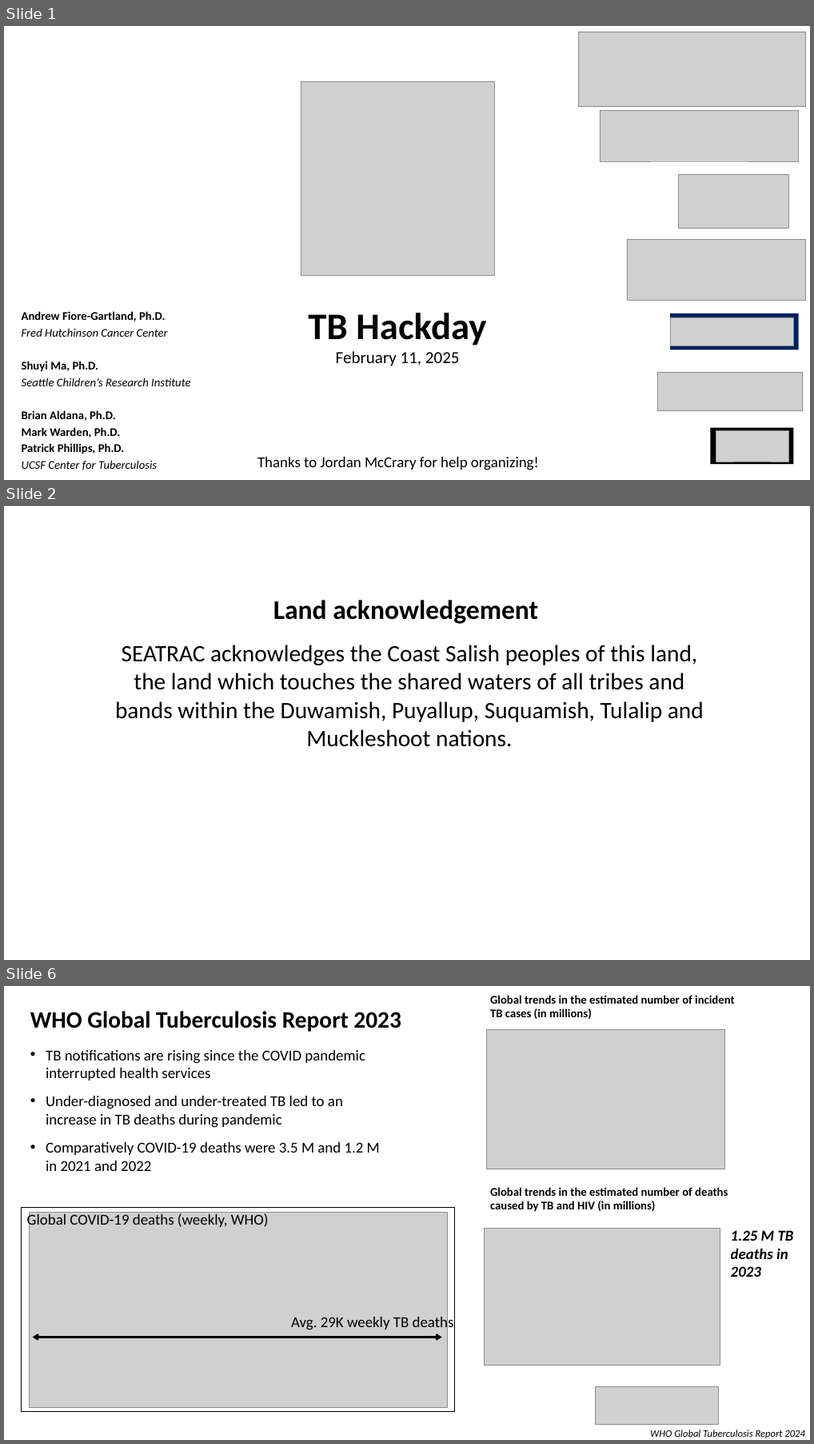
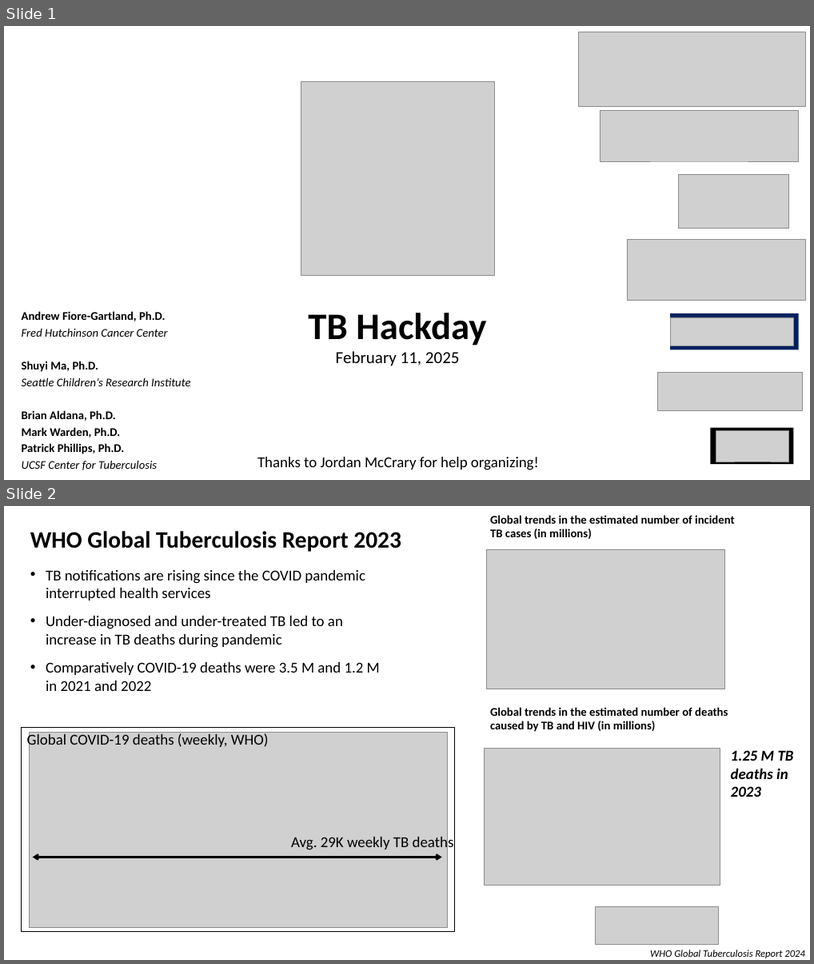
Before and after one commit to agartland/seatrac-hackday-2026, a slide deck: docs/SEATRAC_TB_hackday_intro_2026-FEB.pptx. Shown one above the other, each under a label of ours: slides 1, 2 and 6 before the commit, slides 1 and 2 after it; the slides between them are not shown. The pictures are 814x1444 and 814x964 pixels, drawn with LibreOffice and Linux fonts; fonts in the diff are those of the drawing; grey boxes stand for pictures. Boxes give left, top, right and bottom in pixels: in the first picture for what was removed or moved away, otherwise in the second. Text is boxed around its words. In the diff, an @@ line names an element or a change of style, - is before the commit and + after.

```diff
--- a/docs/SEATRAC_TB_hackday_intro_2026-FEB.pptx
+++ b/docs/SEATRAC_TB_hackday_intro_2026-FEB.pptx
@@ slide 2 removed at (x1=4, y1=506, x2=810, y2=960), background #FFFFFF @@
@@ text removed at (x1=274, y1=600, x2=538, y2=624) @@
-Land acknowledgement
@@ text removed at (x1=115, y1=644, x2=704, y2=747) @@
-SEATRAC acknowledges the Coast Salish peoples of this land, the land which touches the shared waters of all tribes and bands within the Duwamish, Puyallup, Suquamish, Tulalip and Muckleshoot nations.
@@ what was slide 6 is now slide 2 @@
```
Also in this commit, not shown: 2 slides changed, 8 slides added, 1 other slide removed.
